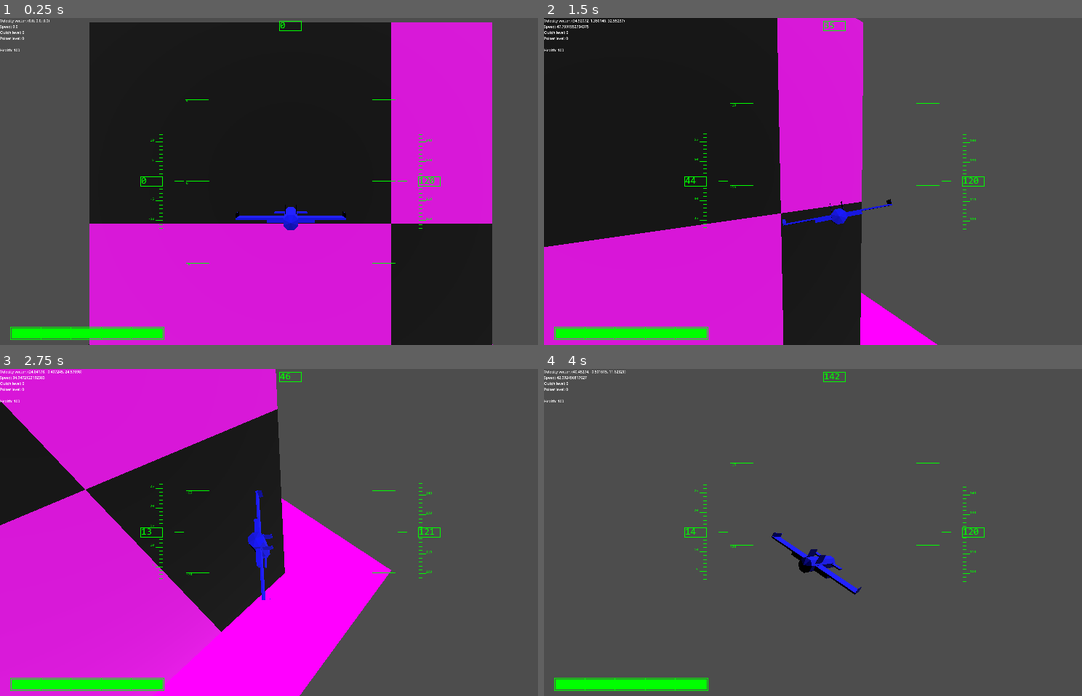
Above: before the commit, frames 1-4 (two rows, left to right).
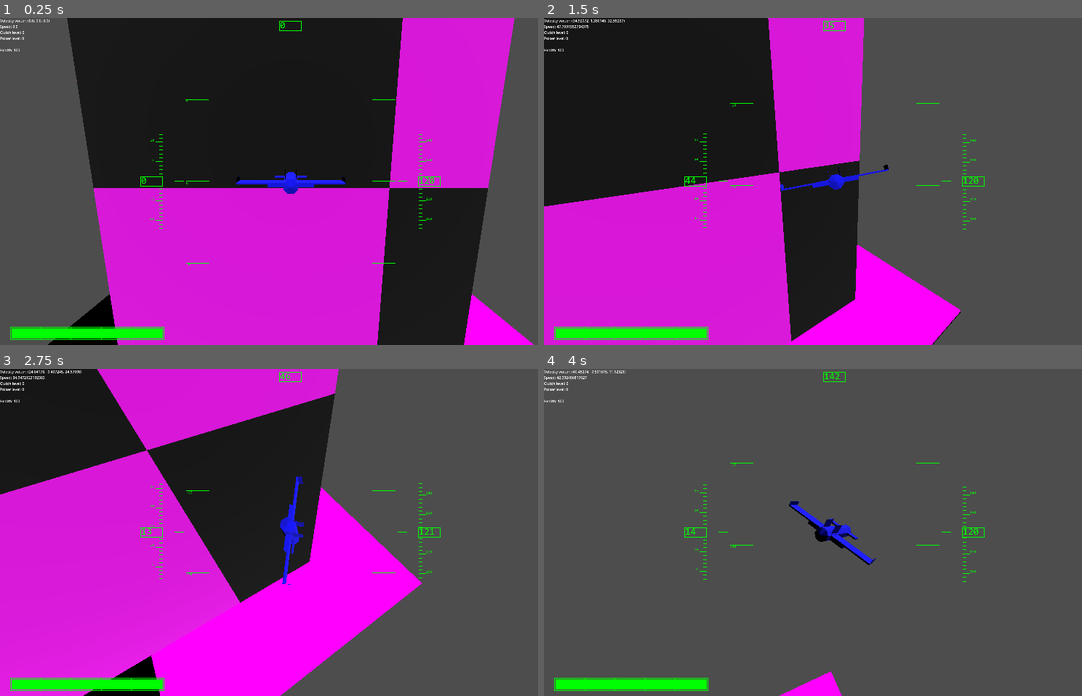
Above: after the commit, the same moments.

Repository: voidstarjms/shimmer
Game: Godot game, scene res://main.tscn
The game is run twice, just before and just after one commit, with the same random seed, the same clock (stepped at 60 frames per second) and the same inputs.
Inputs:
- Up to frame 1 (0.25 s): no input
- Up to frame 2 (1.5 s): tap Enter at 0.5 s; hold E (strafe_right) 0.53-1.28 s; tap Space (dash) at 0.6 s; hold I (pitch_down) from 1.28 s (still down); tap A (roll_ccw) at 1.35 s
- Up to frame 3 (2.75 s): release I (pitch_down) at 2.03 s; hold E (strafe_right) from 2.03 s (still down); hold D (roll_cw) from 2.03 s (still down)
- Up to frame 4 (4 s): release E (strafe_right) at 2.78 s; release D (roll_cw) at 2.78 s; hold K (pitch_up) 2.78-3.53 s; tap Shift at 2.85 s; hold Q (strafe_left) from 3.53 s (still down); tap Space (dash) at 3.6 s

The runs differ from the first frame. In frame 1, 16% of the frame differs, in the area x 8-100%, y 0-100%; in frame 2, 12%; in frame 3, 22%, in the area x 0-79%, y 0-100%; in frame 4, 1.8%.

Commit message:
Added screenshake due to poise and crash impact

Diff:
--- a/player.gd
+++ b/player.gd
@@ -1,4 +1,6 @@
 extends Node3D
+
+const root3 = sqrt(3)
 
 # DEBUG FLAG
 var debug = true
@@ -8,8 +10,16 @@
 
 var cam_prev_y = Vector3.UP
 var cam_prev_z = Vector3.BACK
+var prev_screenshake_offset = Vector2.ZERO
 
 var start_pos
+
+var screenshake_direction = Vector2.ZERO
+var screenshake_magnitude = 0
+var screenshake_jitter = 0
+const poise_screenshake_mag = 0.03
+const screenshake_mag_decay = 0.002
+const screenshake_jit_decay = 0.001
 
 func respawn():
 	$"..".transform.origin = Vector3.UP
@@ -26,6 +36,22 @@
 
 func _ready() -> void:
 	start_pos = $"..".position
+
+func screenshake_set_direction(dir : Vector2):
+	screenshake_direction = dir
+
+func screenshake_set_magnitude(mag : float):
+	screenshake_magnitude = mag
+
+func screenshake_set_jitter(j : float):
+	screenshake_jitter = j
+
+func screenshake_step():
+	screenshake_magnitude = max(screenshake_magnitude - screenshake_mag_decay, 0)
+	screenshake_jitter = max(screenshake_jitter - screenshake_jit_decay, 0)
+
+func take_damage():
+	screenshake_set_jitter(1)
 
 func _process(delta: float) -> void:
 	if debug == true:
@@ -118,8 +144,41 @@
 		cam_z_vec = 6 * cam_z_vec.normalized()
 		cam.transform.origin = $"..".transform.origin + cam_z_vec + cam_y_vec
 
+		# Add screenshake
+		var screenshake_offset = randf_range(0, screenshake_magnitude) * screenshake_direction + screenshake_jitter * Vector2.RIGHT.rotated(randf_range(0, TAU))
+		screenshake_offset = lerp(prev_screenshake_offset, screenshake_offset, 0.2)
+		prev_screenshake_offset = screenshake_offset
+		cam.transform.origin += cam.transform.basis.x * screenshake_offset.x + cam.transform.basis.y * screenshake_offset.y
+		var poise_pos = $"..".poise_pos
+		var screenshake_dir = Vector2(poise_pos.project(cam.transform.basis.x).length(), poise_pos.project(cam.transform.basis.y).length()).normalized()
+		var screenshake_mag = poise_screenshake_mag * poise_pos.length() / root3
+
 		# Define camera basis
 		#if abs(transform.basis.z.dot(Vector3.UP)) < 0.86:
-		cam.transform.basis.z = cam_z_vec#(-($"..".transform.origin - cam.transform.origin)).normalized()
+		cam.transform.basis.z = cam.transform.origin - $"..".transform.origin#(-($"..".transform.origin - cam.transform.origin)).normalized()
 		cam.transform.basis.x = cam.transform.basis.z.cross(Vector3.UP)
 		cam.transform.basis.y = cam.transform.basis.x.cross(cam.transform.basis.z)
+
+		screenshake_set_direction(screenshake_dir)
+		screenshake_set_magnitude(screenshake_mag)
+		screenshake_step()
+
+func _physics_process(delta: float) -> void:
+	# Move actor and collide
+	var collision = $"..".move_and_collide($"..".vel_vec * delta)
+	if collision:
+		var collision_normal = collision.get_normal()
+		var vel_dot_normal = $"..".vel_vec.normalized().dot(collision_normal)
+		if vel_dot_normal < 0:
+			# Inflict crash damage based on angle of impact
+			var crash_damage = floor(-4 * vel_dot_normal * $"..".vel_vec.project(collision_normal).length())
+			if crash_damage > 0:
+				$"../sfx_dmg_crash".playing = true
+				$"..".take_damage(crash_damage)
+				screenshake_set_jitter(0.04)
+			$"..".vel_vec = $"..".vel_vec.slide(collision_normal)
+			if $"..".vel_vec != Vector3.ZERO:
+				transform.basis = Basis.looking_at(lerp(-transform.basis.z,
+					-transform.basis.z.slide(collision_normal), 0.05), transform.basis.y)
+				# Why is this necessary?
+				transform.basis.x *= -1
--- a/shimwing_abstract.gd
+++ b/shimwing_abstract.gd
@@ -240,6 +240,7 @@
 	health -= amount
 	if health <= 0:
 		$"./sfx_dead".playing = true
+		# TODO move this logic to the player's take_damage implementation
 		var player = get_node("./player")
 		if player != null:
 			player.respawn()
@@ -351,23 +352,23 @@
 		poise_pos.z = sign(poise_pos.z)
 		poise_vel.z = 0
 
-	# Move actor and collide
-	var collision = move_and_collide(vel_vec * _delta)
-	if collision:
-		var collision_normal = collision.get_normal()
-		var vel_dot_normal = vel_vec.normalized().dot(collision_normal)
-		if vel_dot_normal < 0:
-			# Inflict crash damage based on angle of impact
-			var crash_damage = floor(-4 * vel_dot_normal * vel_vec.project(collision_normal).length())
-			if crash_damage > 0:
-				$"./sfx_dmg_crash".playing = true
-				take_damage(crash_damage)
-			vel_vec = vel_vec.slide(collision_normal)
-			if vel_vec != Vector3.ZERO:
-				transform.basis = Basis.looking_at(lerp(-transform.basis.z,
-					-transform.basis.z.slide(collision_normal), 0.05), transform.basis.y)
-				# Why is this necessary?
-				transform.basis.x *= -1
+	## Move actor and collide
+	#var collision = move_and_collide(vel_vec * _delta)
+	#if collision:
+		#var collision_normal = collision.get_normal()
+		#var vel_dot_normal = vel_vec.normalized().dot(collision_normal)
+		#if vel_dot_normal < 0:
+			## Inflict crash damage based on angle of impact
+			#var crash_damage = floor(-4 * vel_dot_normal * vel_vec.project(collision_normal).length())
+			#if crash_damage > 0:
+				#$"./sfx_dmg_crash".playing = true
+				#take_damage(crash_damage)
+			#vel_vec = vel_vec.slide(collision_normal)
+			#if vel_vec != Vector3.ZERO:
+				#transform.basis = Basis.looking_at(lerp(-transform.basis.z,
+					#-transform.basis.z.slide(collision_normal), 0.05), transform.basis.y)
+				## Why is this necessary?
+				#transform.basis.x *= -1
 
 	# Clear demand values
 	lon_demand = 0
